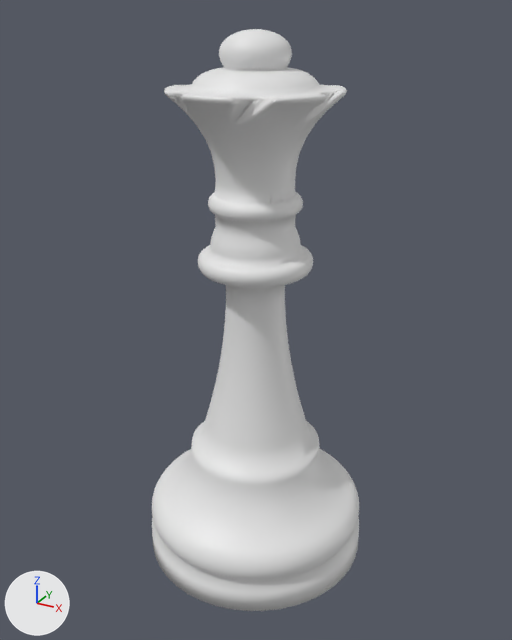
Renders of the OBJ model assets/models/staunton/queen.obj from each side of a commit.
The view is the same before and after, from a 50 mm lens placed at (0.874, -1.586, 1.535), pointed at (0.002, -0.001, 0.742). The axes (+X, +Y, +Z) are drawn at lower left. The lights are the same throughout. The picture after the commit comes second. Where no turn or scale is listed for an object, it has been applied to the vertices.

The older version as bpy lines, for what is in view:
```python
me_queen = bpy.data.meshes.new('queen')
me_queen.from_pydata(...)  # 6044 vertices, 12082 faces; spans x -0.326..0.326, y -0.326..0.326, z 0.0..1.49
me_queen.polygons.foreach_set('use_smooth', [True] * 12082)
ob_queen = bpy.data.objects.new('queen', me_queen)
ob_queen.location = (0.0, 0.0, 0.0)
```
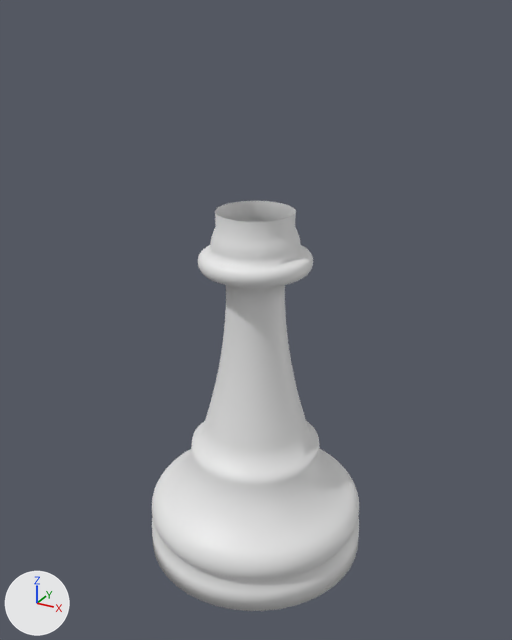
Where the change shows, as pixel boxes (x1, y1, x2, y2) in the pictures (512 x 640 px):
'queen', reshaped (30% shorter): before (152, 29, 359, 611); after (152, 201, 359, 611)
part 1 of me_queen, deleted: before (164, 29, 347, 222)

The edits, one by one:
me_queen is used by ob_queen; location (0.0, 0.0, 0.0).
me_queen had 6044 vertices, 12082 faces and spanned x -0.326..0.326, y -0.326..0.326, z 0.0..1.49.
me_queen now has 2989 vertices, 5913 faces and spans x -0.326..0.326, y -0.326..0.326, z 0.0..1.052.
me_queen part 1: 3055 vertices removed from x -0.217..0.217, y -0.221..0.221, z 1.052..1.49.
